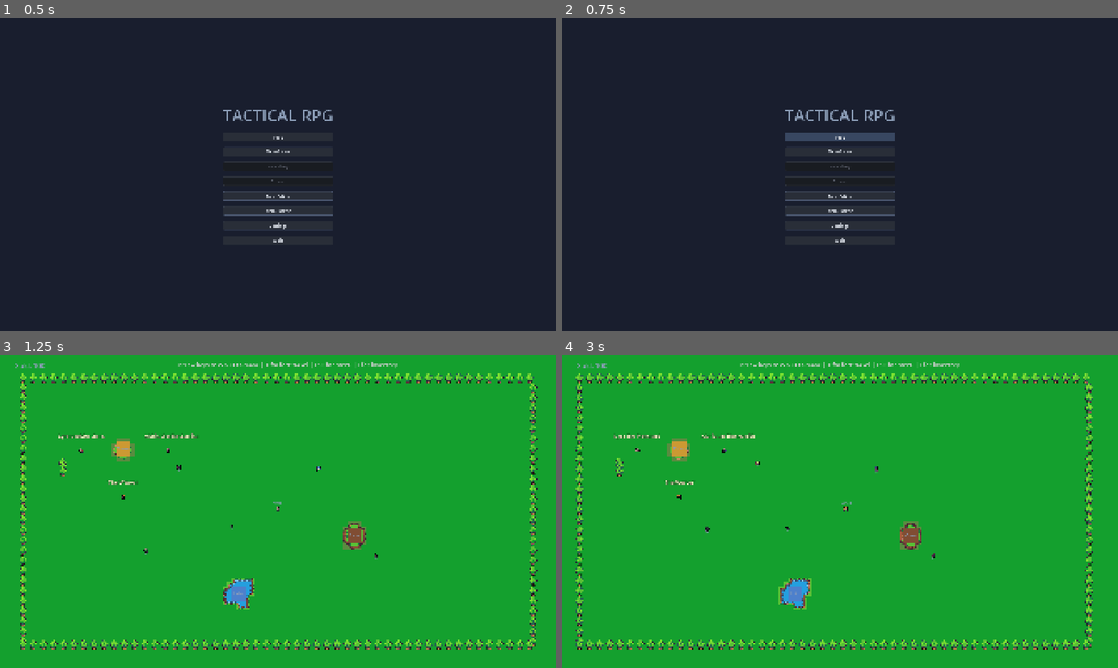
Above: before the commit, frames 1-4 (two rows, left to right).
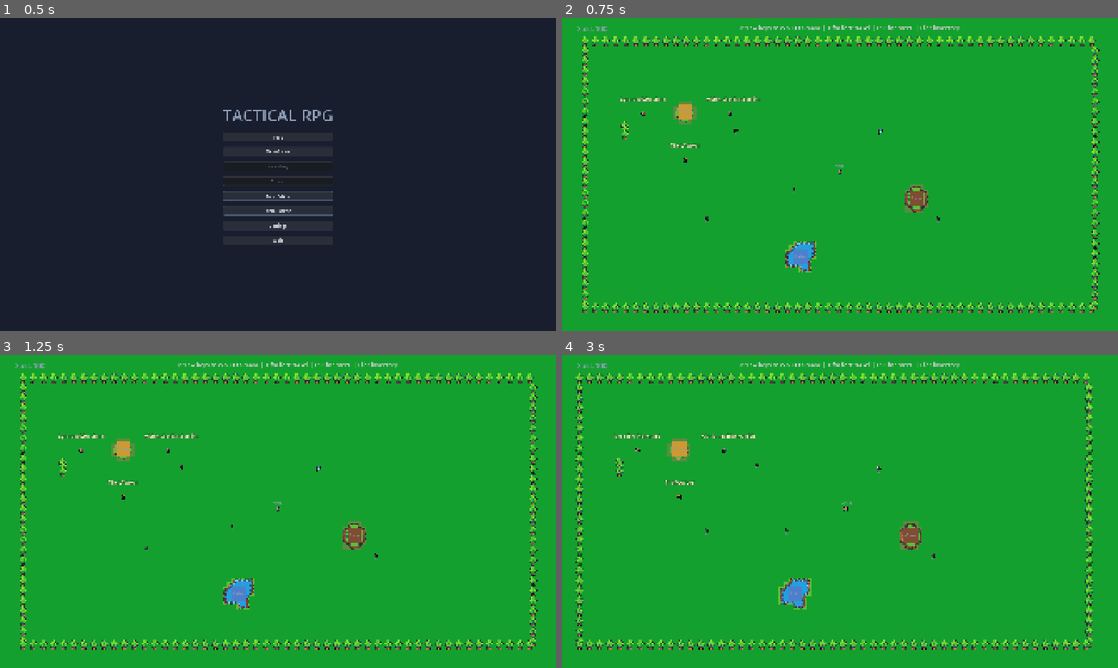
Above: after the commit, the same moments.

Repository: LampeB/tactical-rpg-game
Game: Godot game, scene res://scenes/main_menu/main_menu.tscn
The game is run twice, just before and just after one commit, with the same random seed, the same clock (stepped at 60 frames per second) and the same inputs.
Inputs (mouse positions are in pixels of both pictures, inside the frame that each line leads up to):
- Up to frame 1 (0.5 s): no input
- Up to frame 2 (0.75 s): click "Play" at 0.5 s
- Up to frame 3 (1.25 s): no input
- Up to frame 4 (3 s): tap Enter at 1.25 s; drag from (684, 448) to (917, 536) at 1.27 s; drag from (917, 536) to (684, 448) at 2.02 s; tap Space at 2.75 s; move the mouse to (801, 592) at 2.77 s; hold D (move_right) from 2.78 s (still down); tap R (rotate_item) at 2.85 s; click (801, 592) at 2.92 s

Frame 1 is identical in both runs. In frame 2, 100% of the frame differs, in the area x 0-100%, y 0-100%; in frame 3, less than 0.1%; in frame 4, less than 0.1%.

Commit message:
Optimize shop transition: single fade, faster duration
- Replace push_scene with replace_scene for dialogue→shop so the
  overworld stays in the stack and only one fade cycle is needed
- Halve FADE_DURATION from 0.3 to 0.15 for snappier menu transitions
- Restore double process_frame await after removing one broke dialogue
  loading (child _ready callbacks must fully propagate before receive_data)

Co-Authored-By: Claude Sonnet 4.6 <noreply@anthropic.com>

Diff:
--- a/scenes/dialogue/dialogue_ui.gd
+++ b/scenes/dialogue/dialogue_ui.gd
@@ -190,8 +190,10 @@
 		_end_dialogue()
 	elif choice.action.begins_with("open_shop:"):
 		var shop_id := choice.action.trim_prefix("open_shop:")
-		_end_dialogue()  # pops dialogue → overworld
-		SceneManager.push_scene("res://scenes/shop/shop_ui.tscn", {"shop_id": shop_id})
+		# replace_scene keeps the stack intact (overworld stays at stack bottom) so
+		# shop's pop_scene() returns there — one fade cycle instead of two.
+		EventBus.dialogue_ended.emit(_npc.id)
+		SceneManager.replace_scene("res://scenes/shop/shop_ui.tscn", {"shop_id": shop_id})
 	elif choice.action == "end" or choice.next_conversation_id.is_empty():
 		_end_dialogue()
 	else:
--- a/scripts/autoload/scene_manager.gd
+++ b/scripts/autoload/scene_manager.gd
@@ -1,7 +1,7 @@
 extends Node
 ## Manages scene transitions with fade effects and a scene stack for back-navigation.
 
-const FADE_DURATION := 0.3
+const FADE_DURATION := 0.15
 
 var _scene_stack: Array[String] = []
 var _transition_overlay: ColorRect
@@ -81,7 +81,8 @@
 		_is_transitioning = false
 		return
 
-	# Wait for the new scene to fully initialize
+	# Two frames: first lets the deferred scene swap complete and _ready() run,
+	# second ensures child _ready() callbacks have all propagated before receive_data.
 	await get_tree().process_frame
 	await get_tree().process_frame
 
